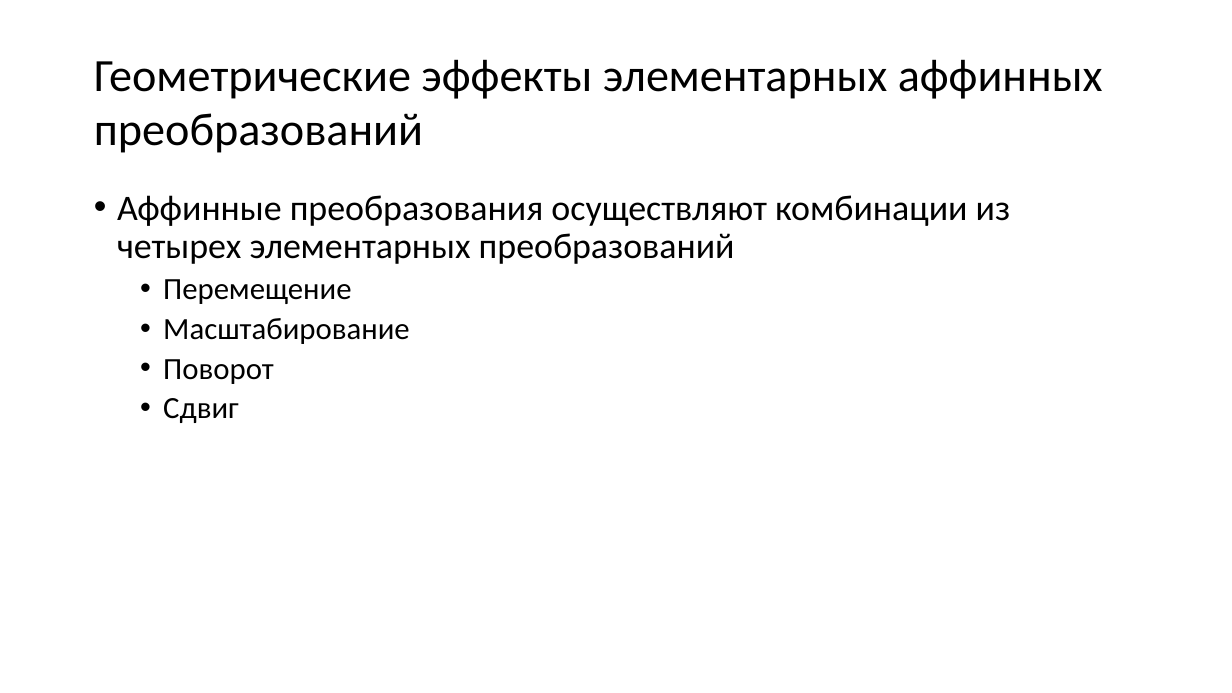
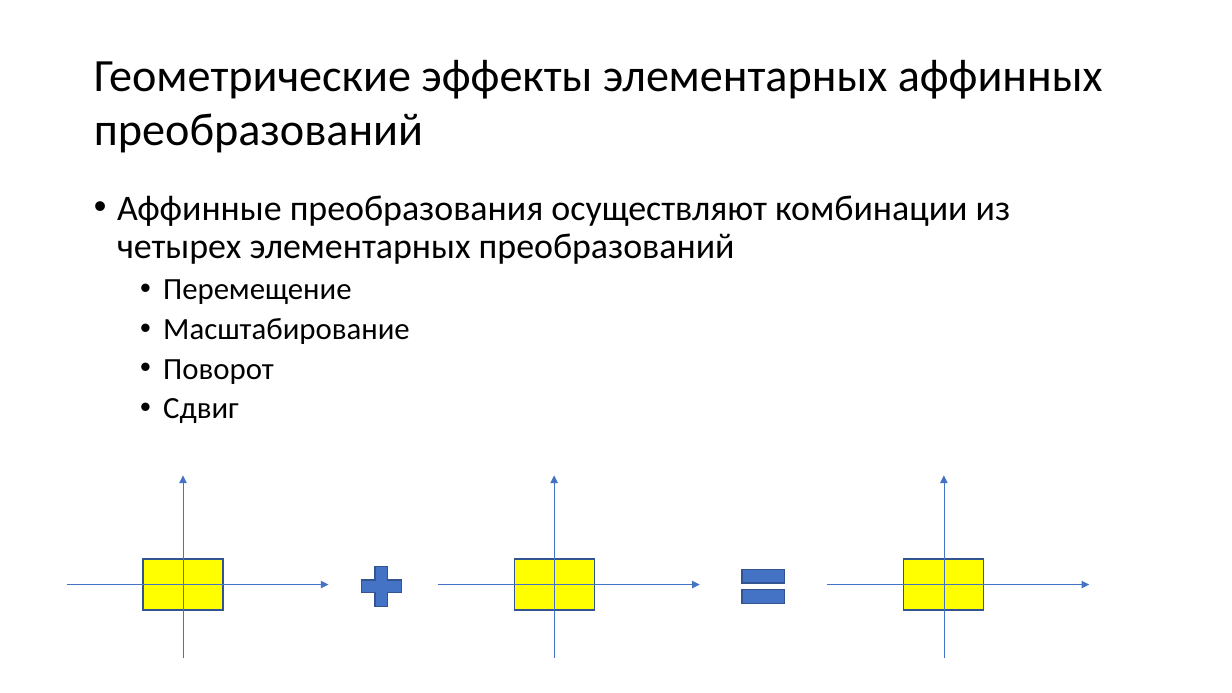
Before and after one commit to alexey-malov/cg-course, a slide deck: slide 83 of lectures/03 - Векторный анализ, трансформации и матрицы.pptx (slide 79 before the commit). Drawn at 1232x693 pixels with LibreOffice and Linux fonts; fonts in the diff are those of the drawing. Boxes give left, top, right and bottom in pixels: in the first picture for what was removed or moved away, otherwise in the second. Text is boxed around its words. In the diff, an @@ line names an element or a change of style, - is before the commit and + after.

```diff
--- a/lectures/03 - Векторный анализ, трансформации и матрицы.pptx
+++ b/lectures/03 - Векторный анализ, трансформации и матрицы.pptx
@@ arrow added from (183, 658) to (183, 476), #4472C4 0.5 pt @@
@@ arrow added from (555, 658) to (555, 476), #4472C4 0.5 pt @@
@@ arrow added from (945, 658) to (945, 476), #4472C4 0.5 pt @@
@@ rectangle added at (143,559,224,610), fill #FFFF00, outline #325491 1 pt @@
@@ plus sign added at (354,559,409,614), fill #4472C4, outline #325491 1 pt @@
@@ rectangle added at (514,559,594,610), fill #FFFF00, outline #325491 1 pt @@
@@ math equal added at (735,557,793,616), fill #4472C4, outline #325491 1 pt @@
@@ rectangle added at (904,559,984,610), fill #FFFF00, outline #325491 1 pt @@
@@ arrow added from (67, 585) to (329, 585), #4472C4 0.5 pt @@
@@ arrow added from (438, 585) to (700, 585), #4472C4 0.5 pt @@
@@ arrow added from (828, 585) to (1090, 585), #4472C4 0.5 pt @@
```
Also in this commit, not shown: 5 other slides changed, 4 slides added.
